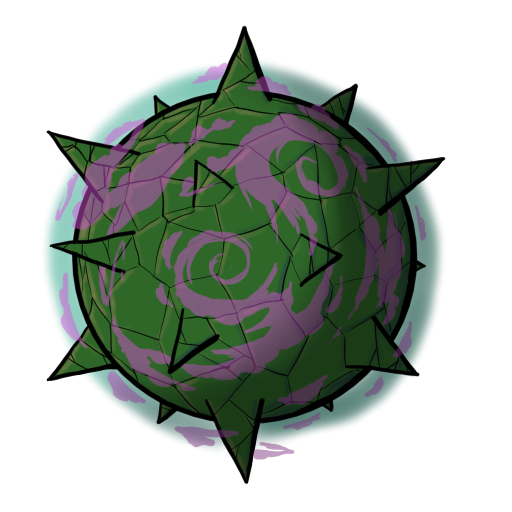
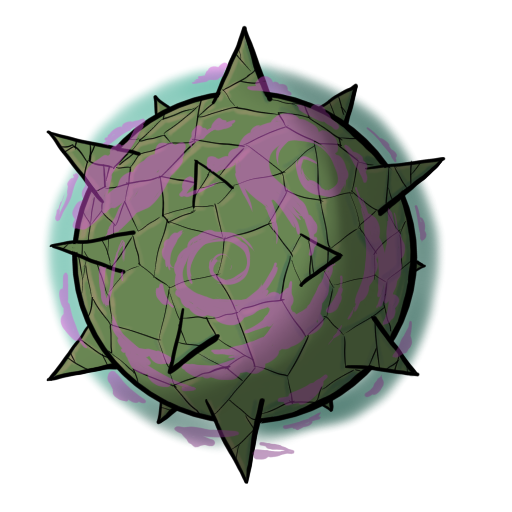
Layer changes from the first w=512, h=512 image to the second:
painted on "Layer 3" over [54, 35, 439, 479]
